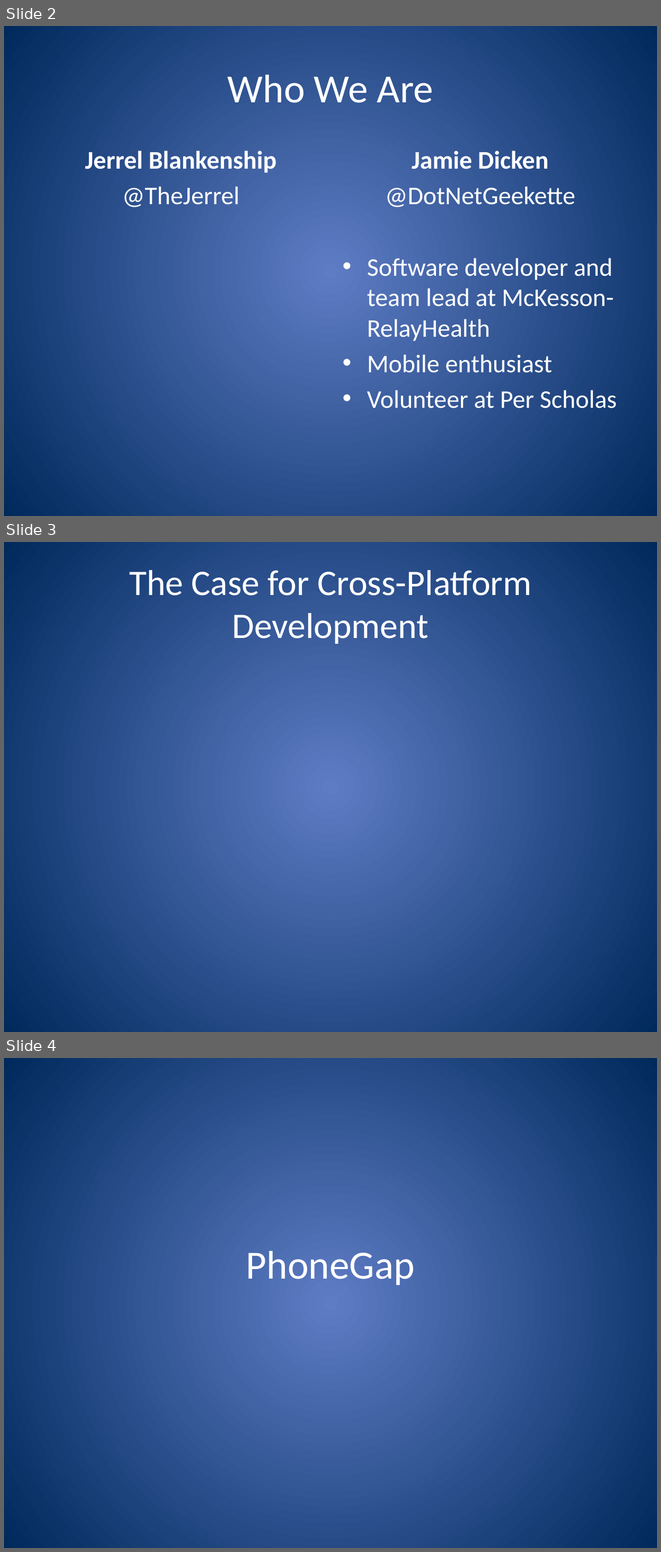
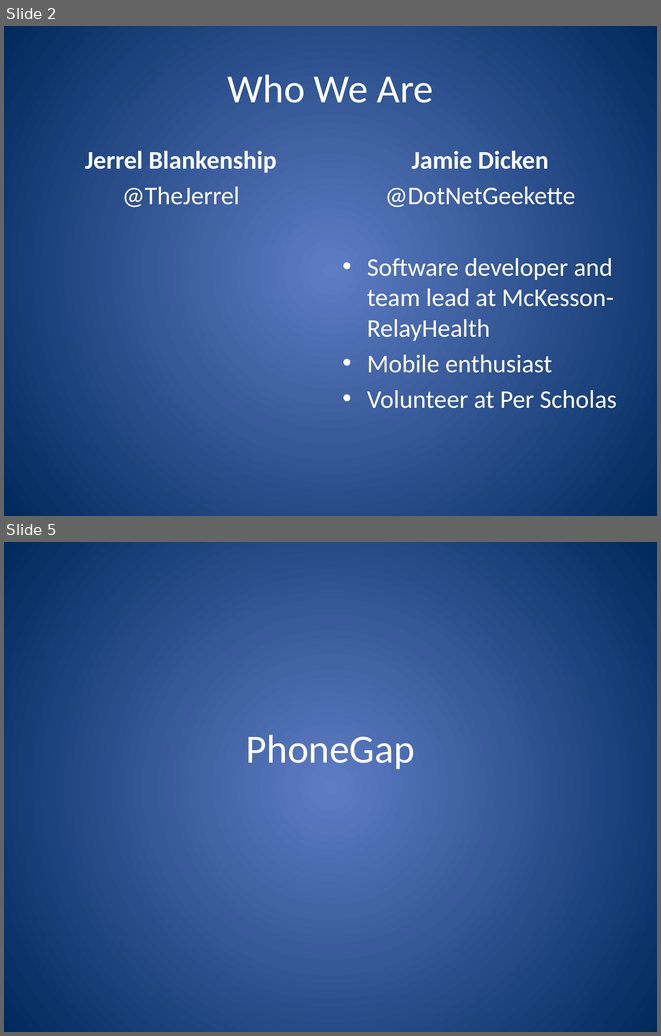
Before and after one commit to jerrelblankenship/Presentations, a slide deck: JointSpeakerTalks/PhoneGapXamarin/M3Conf2013/PhoneGap and Xamarin.pptx. Shown one above the other, each under a label of ours: slides 2, 3 and 4 before the commit, slides 2 and 5 after it; the slides between them are not shown. The pictures are 661x1552 and 661x1036 pixels, drawn with LibreOffice and Linux fonts; fonts in the diff are those of the drawing. Boxes give left, top, right and bottom in pixels: in the first picture for what was removed or moved away, otherwise in the second. Text is boxed around its words. In the diff, an @@ line names an element or a change of style, - is before the commit and + after.

```diff
--- a/JointSpeakerTalks/PhoneGapXamarin/M3Conf2013/PhoneGap and Xamarin.pptx
+++ b/JointSpeakerTalks/PhoneGapXamarin/M3Conf2013/PhoneGap and Xamarin.pptx
@@ slide 3 removed at [4,542,657,1032], background gradient #5E7CC5 to #00295C @@
@@ title removed at [129,570,532,644] @@
-The Case for Cross-Platform Development
@@ what was slide 4 is now slide 5 @@
```
Also in this commit, not shown: 4 slides added, 3 other slides removed.
